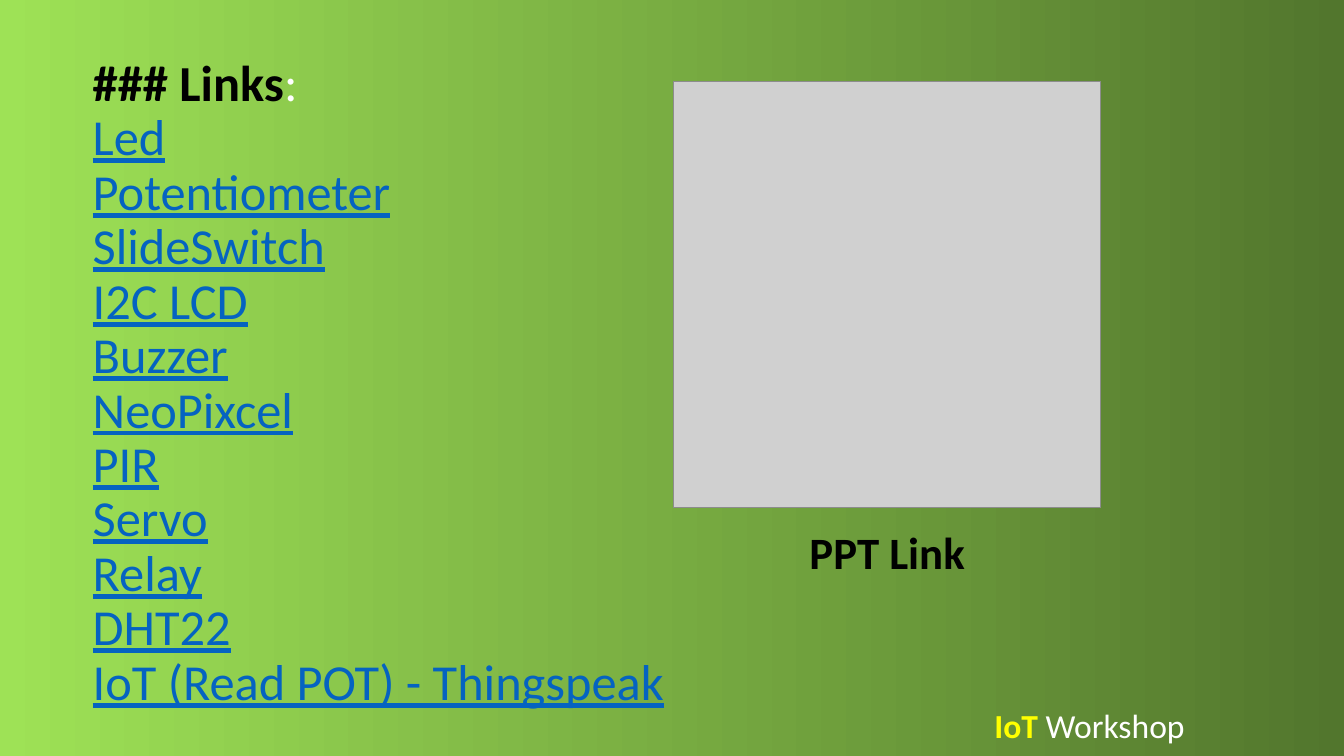
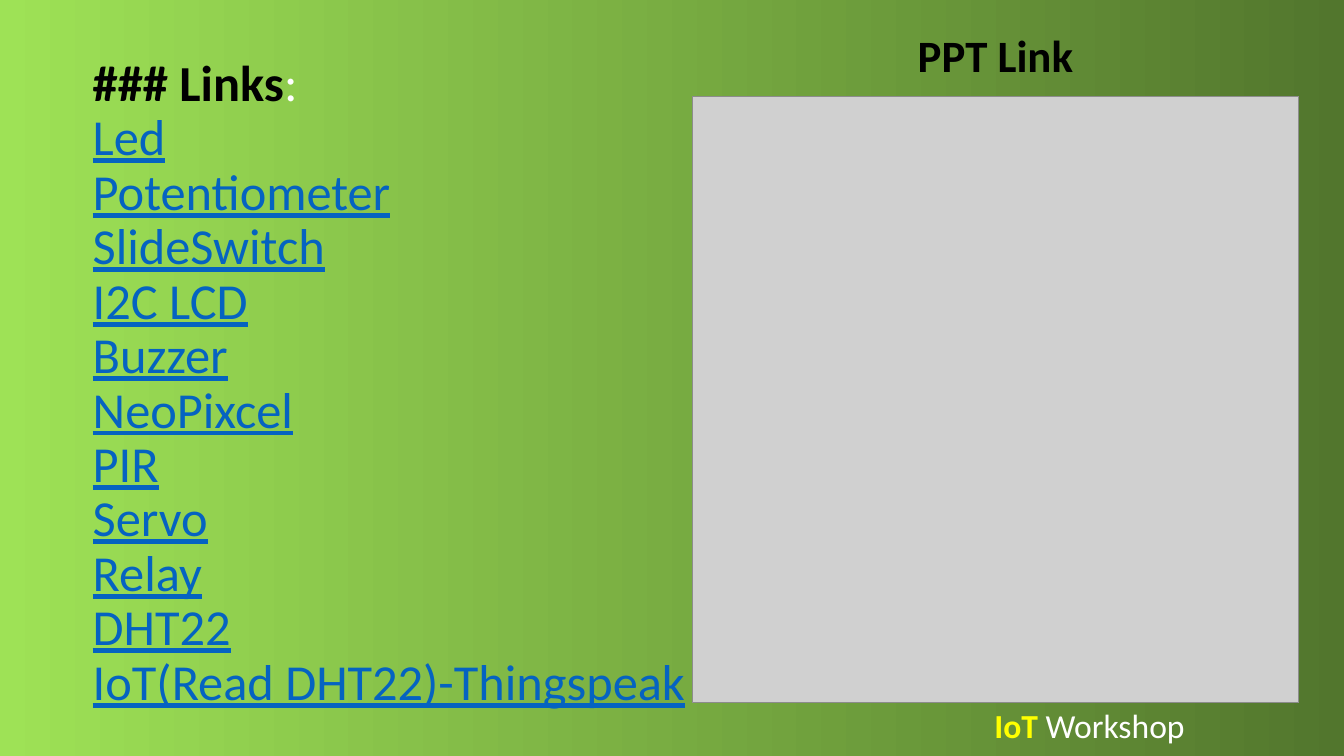
Before and after one commit to AtharvaPawar456/IoT-Workshop---ESP32, a slide deck: slide 17 of IoT Workshop.pptx. Drawn at 1344x756 pixels with LibreOffice and Linux fonts; fonts in the diff are those of the drawing; grey boxes stand for pictures. Boxes give left, top, right and bottom in pixels: in the first picture for what was removed or moved away, otherwise in the second. Text is boxed around its words. In the diff, an @@ line names an element or a change of style, - is before the commit and + after.

Commit message:
v1

```diff
--- a/IoT Workshop.pptx
+++ b/IoT Workshop.pptx
@@ text "PPT Link": place and size @@
-text "PPT Link" at (809,537,964,569)
+text "PPT Link" at (918,40,1073,72)
@@ title at (93,65,685,709): text changed @@
-### Links:
-Led
-Potentiometer
-SlideSwitch
-I2C LCD
-Buzzer
-NeoPixcel
-PIR
-Servo
-Relay
-DHT22
-IoT (Read POT) - Thingspeak
+### Links:
+Led
+Potentiometer
+SlideSwitch
+I2C LCD
+Buzzer
+NeoPixcel
+PIR
+Servo
+Relay
+DHT22
+IoT(Read DHT22)-Thingspeak
@@ picture removed at (675,82,1101,508) @@
@@ picture added at (693,96,1300,703) @@
```
